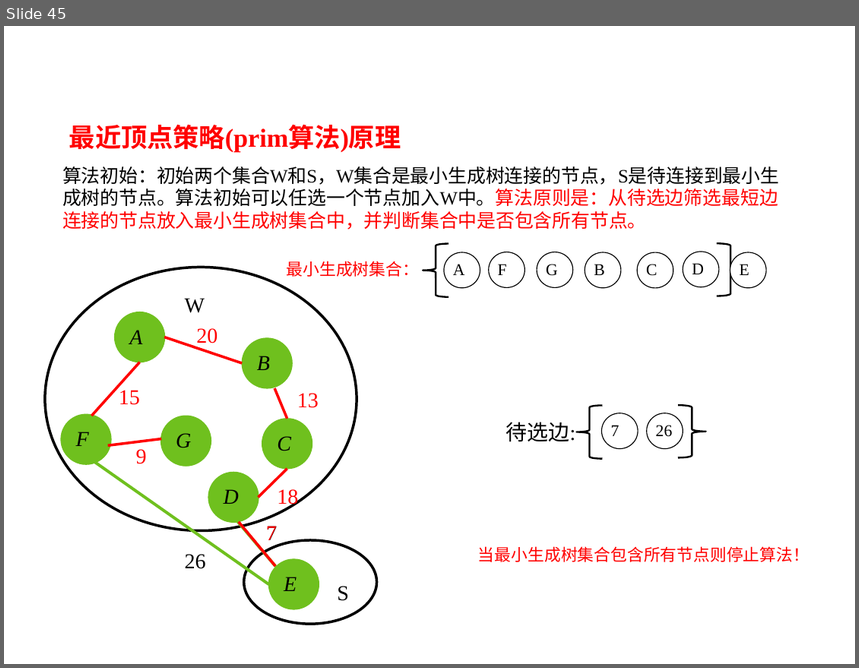
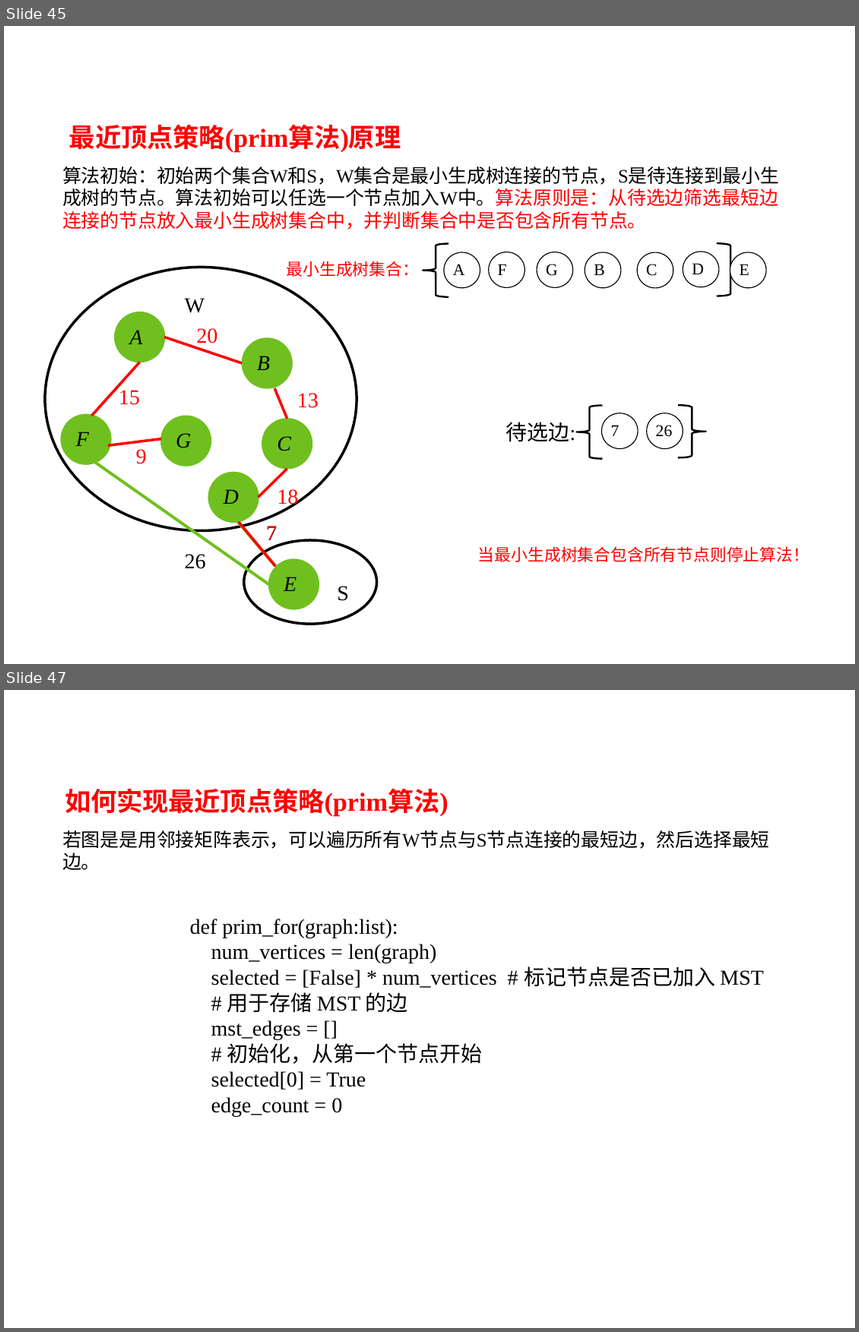
Before and after one commit to liutongling/DP, a slide deck: file/第4章 贪心法.pptx. Shown one above the other, each under a label of ours: slide 45 before the commit, slides 45 and 47 after it; the slides between them are not shown. The pictures are 859x668 and 859x1332 pixels, drawn with LibreOffice and Linux fonts; fonts in the diff are those of the drawing; background and template pictures are left out. Boxes give left, top, right and bottom in pixels: in the first picture for what was removed or moved away, otherwise in the second. Text is boxed around its words. In the diff, an @@ line names an element or a change of style, - is before the commit and + after.

```diff
--- a/file/第4章 贪心法.pptx
+++ b/file/第4章 贪心法.pptx
@@ slide 47 added at (x1=4, y1=690, x2=855, y2=1328), background #FFFFFF @@
@@ text added at (x1=65, y1=788, x2=449, y2=817), 22 pt, text #FF0000, bold @@
+如何实现最近顶点策略(prim算法)
@@ text added at (x1=63, y1=831, x2=770, y2=870), 16 pt, text #000000 @@
+若图是是用邻接矩阵表示，可以遍历所有W节点与S节点连接的最短边，然后选择最短边。
@@ text added at (x1=190, y1=919, x2=764, y2=1116), 18 pt, text #000000 @@
+def prim_for(graph:list):
+num_vertices = len(graph)
+selected = [False] * num_vertices # 标记节点是否已加入 MST
+# 用于存储 MST 的边
+mst_edges = []
+# 初始化，从第一个节点开始
+selected[0] = True
+edge_count = 0
```
Also in this commit, not shown: 1 slide changed, 13 other slides added, 2 slides removed, 2 other files.
